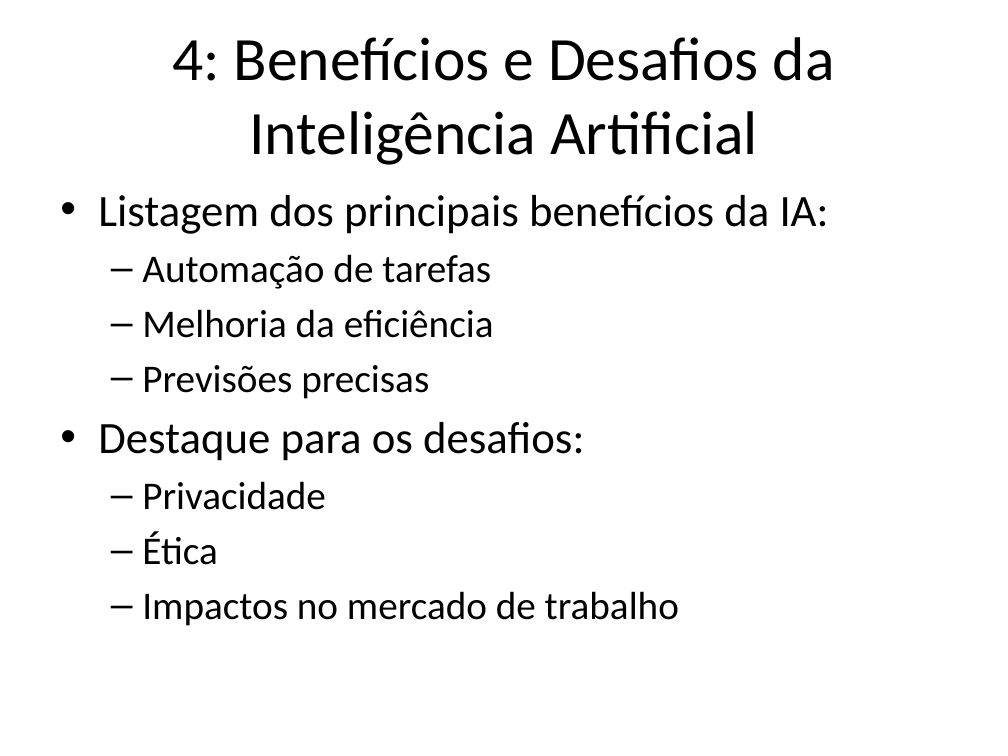
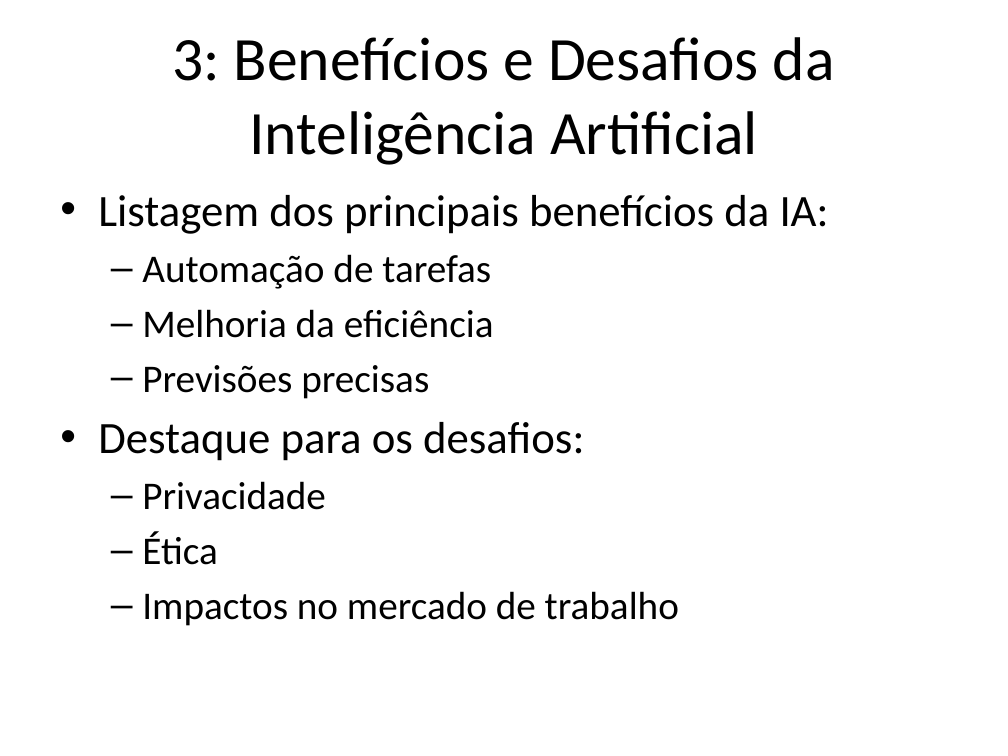
Before and after one commit to lcdlemos/EstagioNutes, a slide deck: slide 4 of Slides/auto_apresentacao.pptx. Drawn at 1008x756 pixels with LibreOffice and Linux fonts; fonts in the diff are those of the drawing. Boxes give left, top, right and bottom in pixels: in the first picture for what was removed or moved away, otherwise in the second. Text is boxed around its words. In the diff, an @@ line names an element or a change of style, - is before the commit and + after.

```diff
--- a/Slides/auto_apresentacao.pptx
+++ b/Slides/auto_apresentacao.pptx
@@ title at [172,37,835,165]: text changed @@
-4: Benefícios e Desafios da Inteligência Artificial
+3: Benefícios e Desafios da Inteligência Artificial
```
Also in this commit, not shown: 5 other slides changed, 10 other files.
